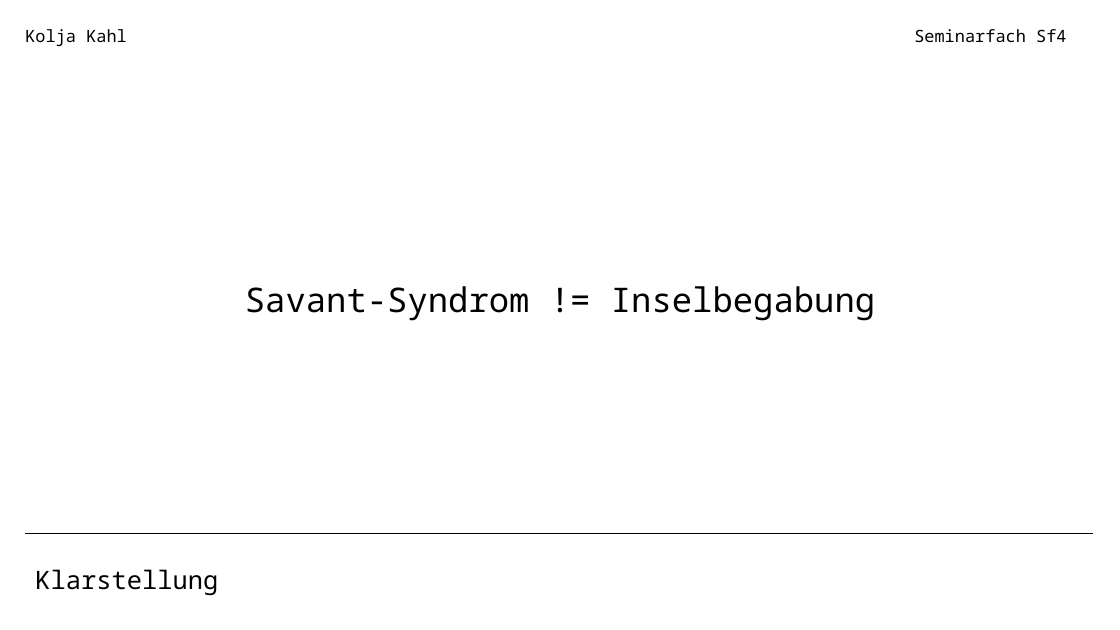
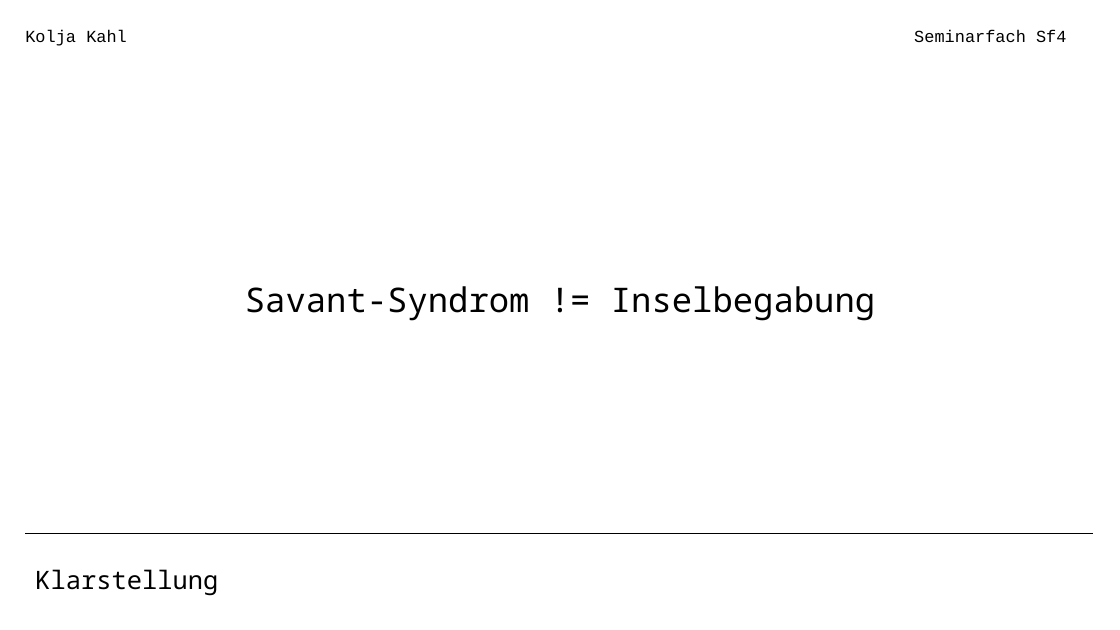
Before and after one commit to coasterkolja/obsidian-vault, a slide deck: slide 2 of 900 Assets/Seminarfach Präsentation.odp. Drawn at 1120x630 pixels with LibreOffice and Linux fonts; fonts in the diff are those of the drawing. Boxes give left, top, right and bottom in pixels: in the first picture for what was removed or moved away, otherwise in the second. Text is boxed around its words. In the diff, an @@ line names an element or a change of style, - is before the commit and + after.

```diff
--- a/900 Assets/Seminarfach Präsentation.odp
+++ b/900 Assets/Seminarfach Präsentation.odp
@@ text "Kolja Kahl" at (x1=25, y1=29, x2=127, y2=46): font Noto Sans Mono to Courier New @@
@@ text "Seminarfach Sf4" at (x1=914, y1=29, x2=1066, y2=42): font Noto Sans Mono to Courier New @@
```
Also in this commit, not shown: 2 other slides changed, 2 slides added, 1 other file.
